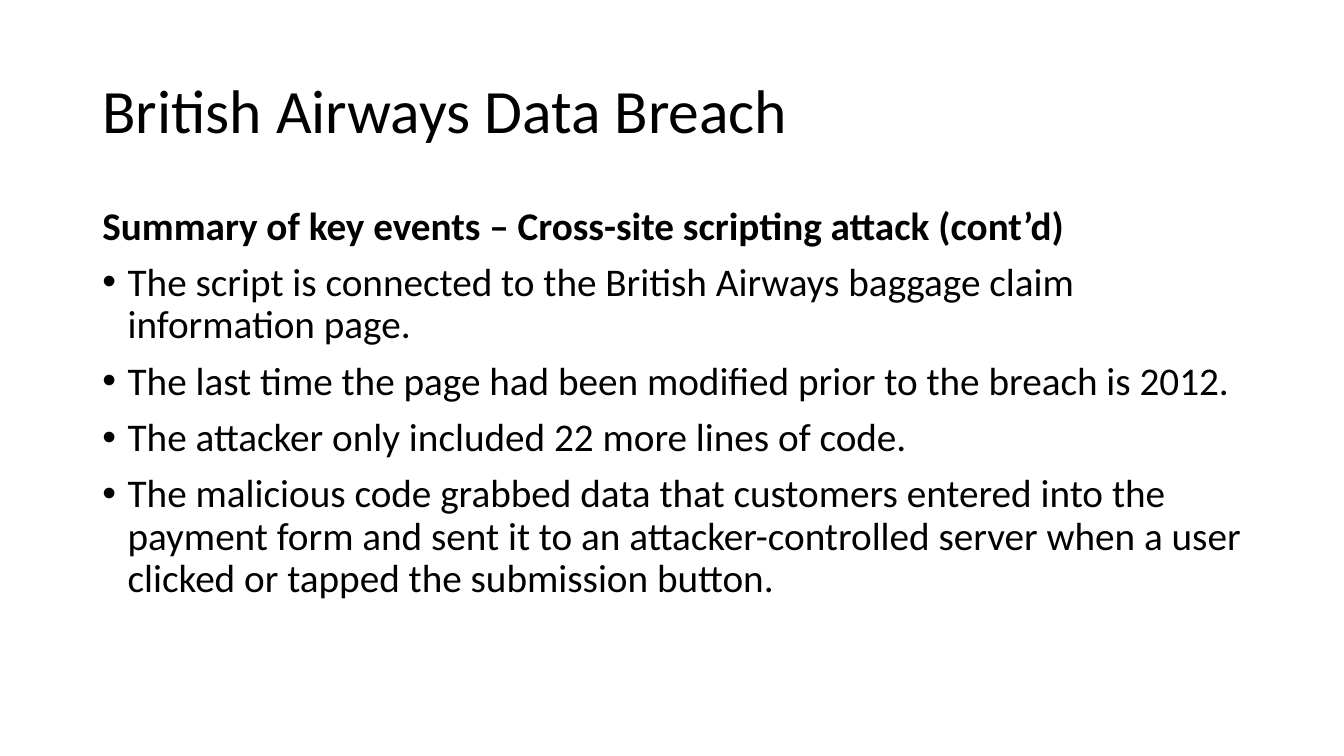
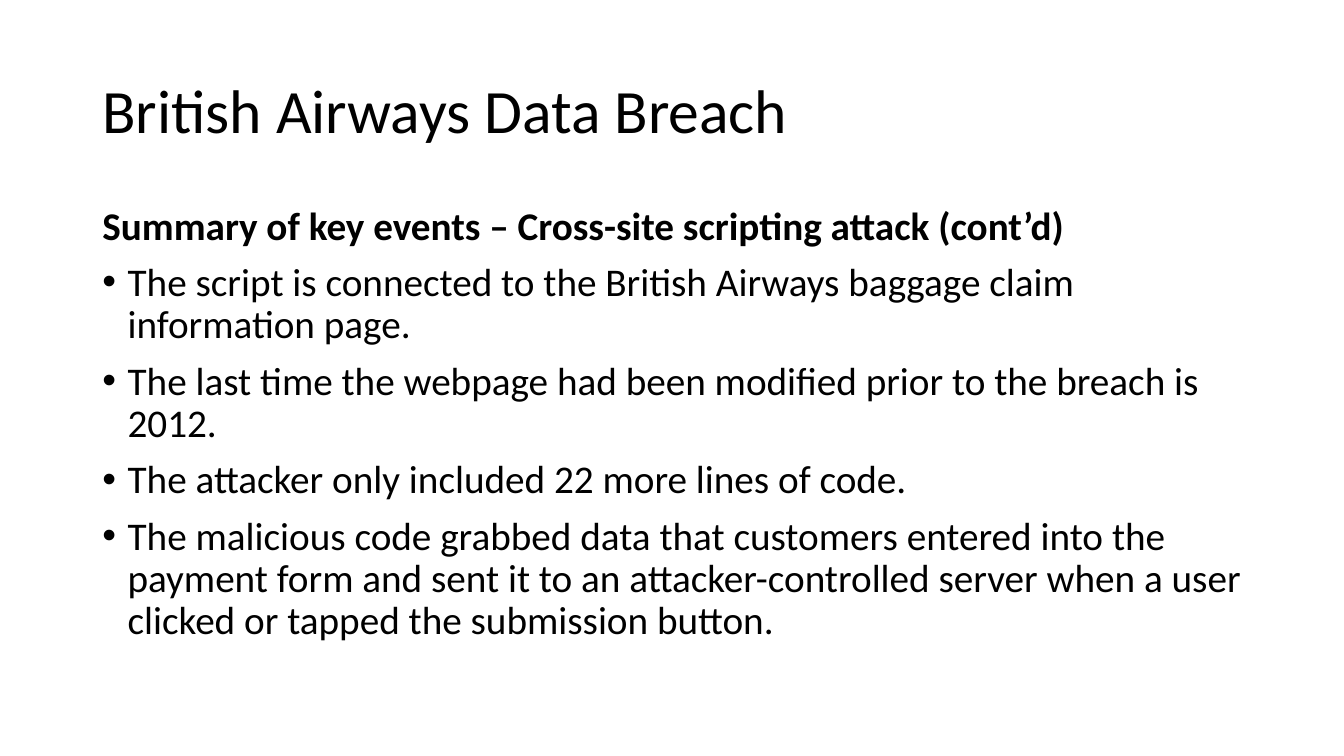
Before and after one commit to nicholasneo78/regression-analysis, a slide deck: slide 19 of CE4062-project.pptx (slide 18 before the commit). Drawn at 1344x756 pixels with LibreOffice and Linux fonts; fonts in the diff are those of the drawing. Boxes give left, top, right and bottom in pixels: in the first picture for what was removed or moved away, otherwise in the second. Text is boxed around its words. In the diff, an @@ line names an element or a change of style, - is before the commit and + after.

```diff
--- a/CE4062-project.pptx
+++ b/CE4062-project.pptx
@@ text at (128, 367, 1198, 438): text changed @@
-• The last time the page had been modified prior to the breach is 2012.
+• The last time the webpage had been modified prior to the breach is 2012.
```
Also in this commit, not shown: 3 other slides changed, 7 slides added.
